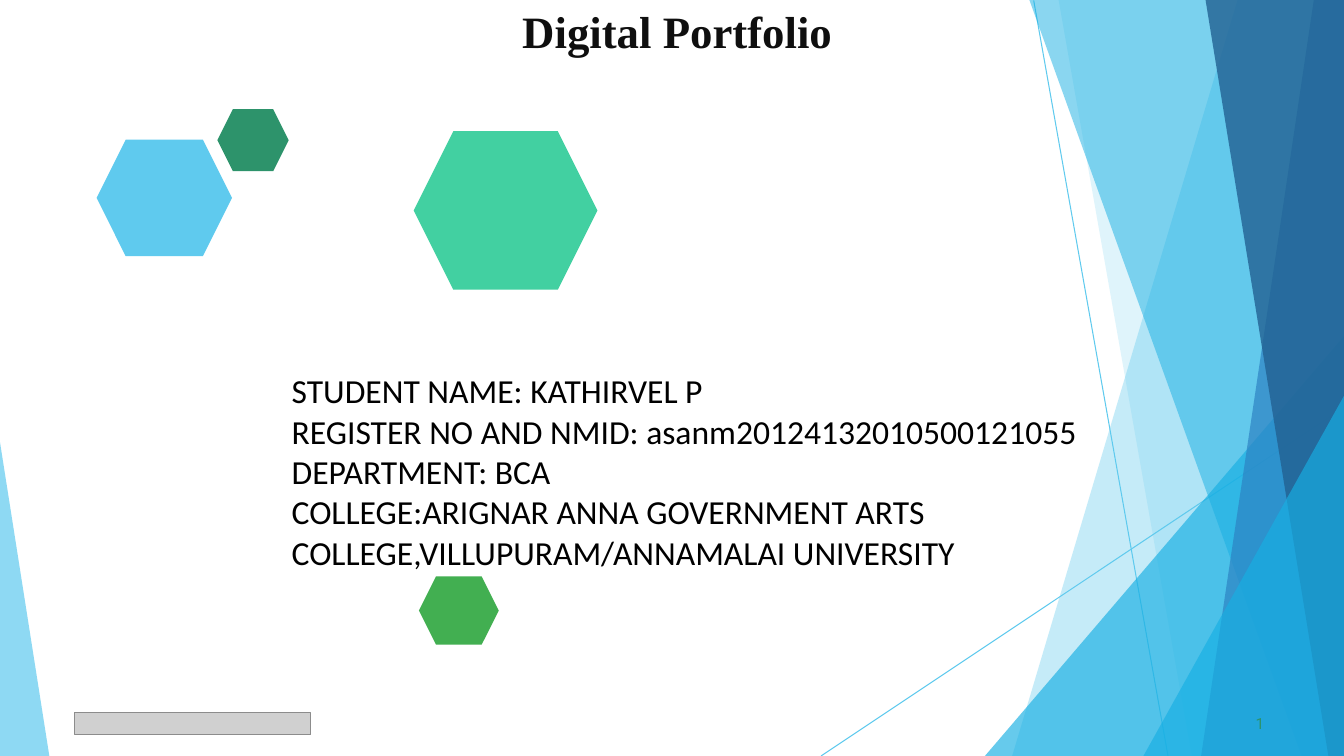
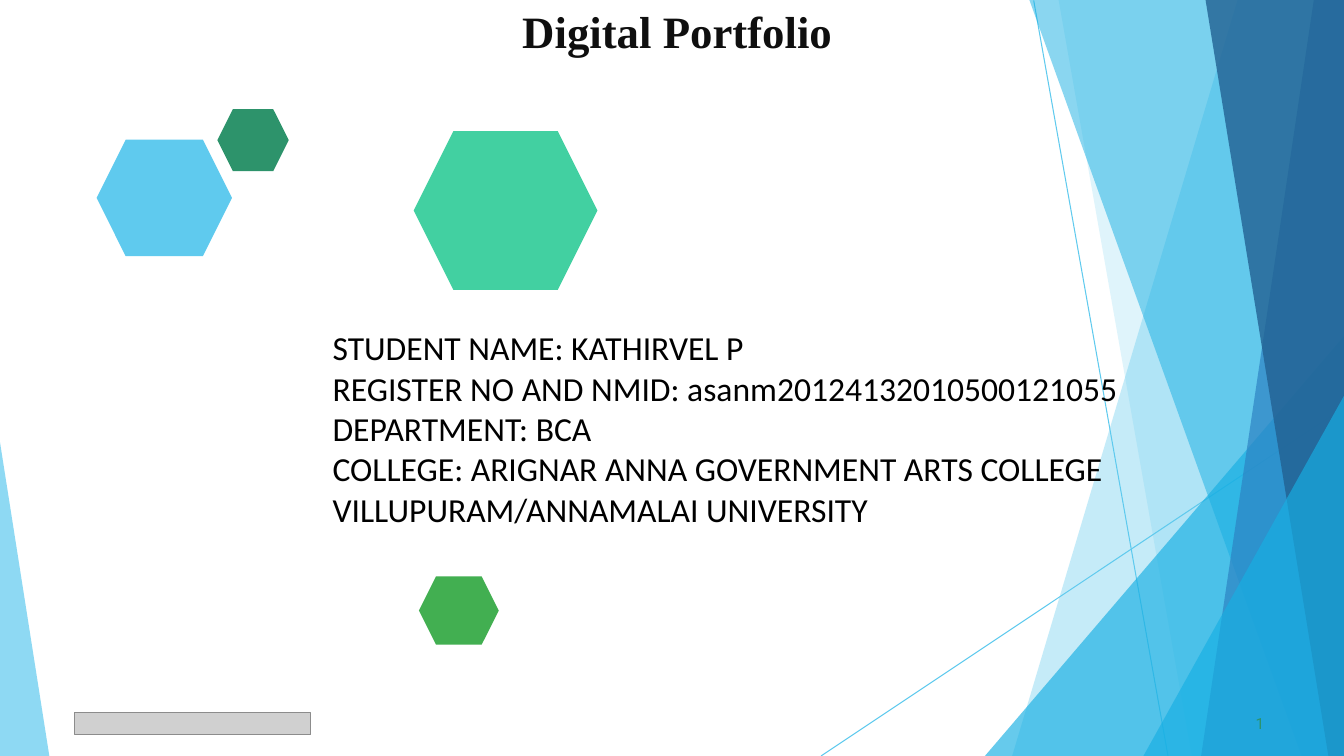
Before and after one commit to kathir13102005/Kathir, a slide deck: slide 1 of PPT FWD TNSDC 2025.pptx. Drawn at 1344x756 pixels with LibreOffice and Linux fonts; fonts in the diff are those of the drawing; grey boxes stand for pictures. Boxes give left, top, right and bottom in pixels: in the first picture for what was removed or moved away, otherwise in the second. Text is boxed around its words. In the diff, an @@ line names an element or a change of style, - is before the commit and + after.

```diff
--- a/PPT FWD TNSDC 2025.pptx
+++ b/PPT FWD TNSDC 2025.pptx
@@ text "STUDENT NAME: KATHIRVEL P": place and size @@
-text "STUDENT NAME: KATHIRVEL P" at (292,381,1076,569)
+text "STUDENT NAME: KATHIRVEL P" at (333,338,1117,524)
@@ text at (333,454,1103,524): text changed @@
-COLLEGE:ARIGNAR ANNA GOVERNMENT ARTS COLLEGE,VILLUPURAM/ANNAMALAI UNIVERSITY
+COLLEGE: ARIGNAR ANNA GOVERNMENT ARTS COLLEGE VILLUPURAM/ANNAMALAI UNIVERSITY
```
Also in this commit, not shown: 8 other slides changed, 2 slides added, 2 slides removed.
